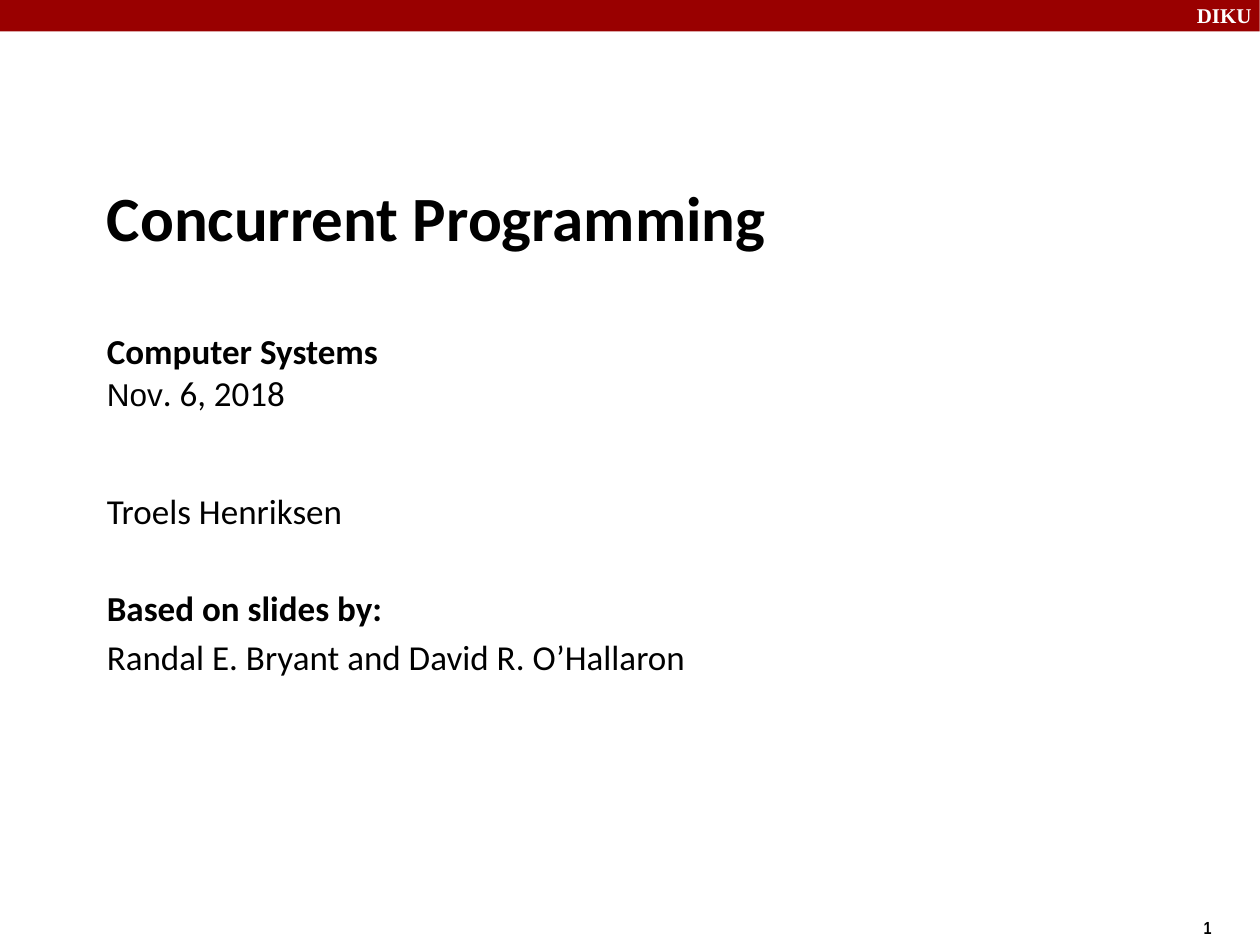
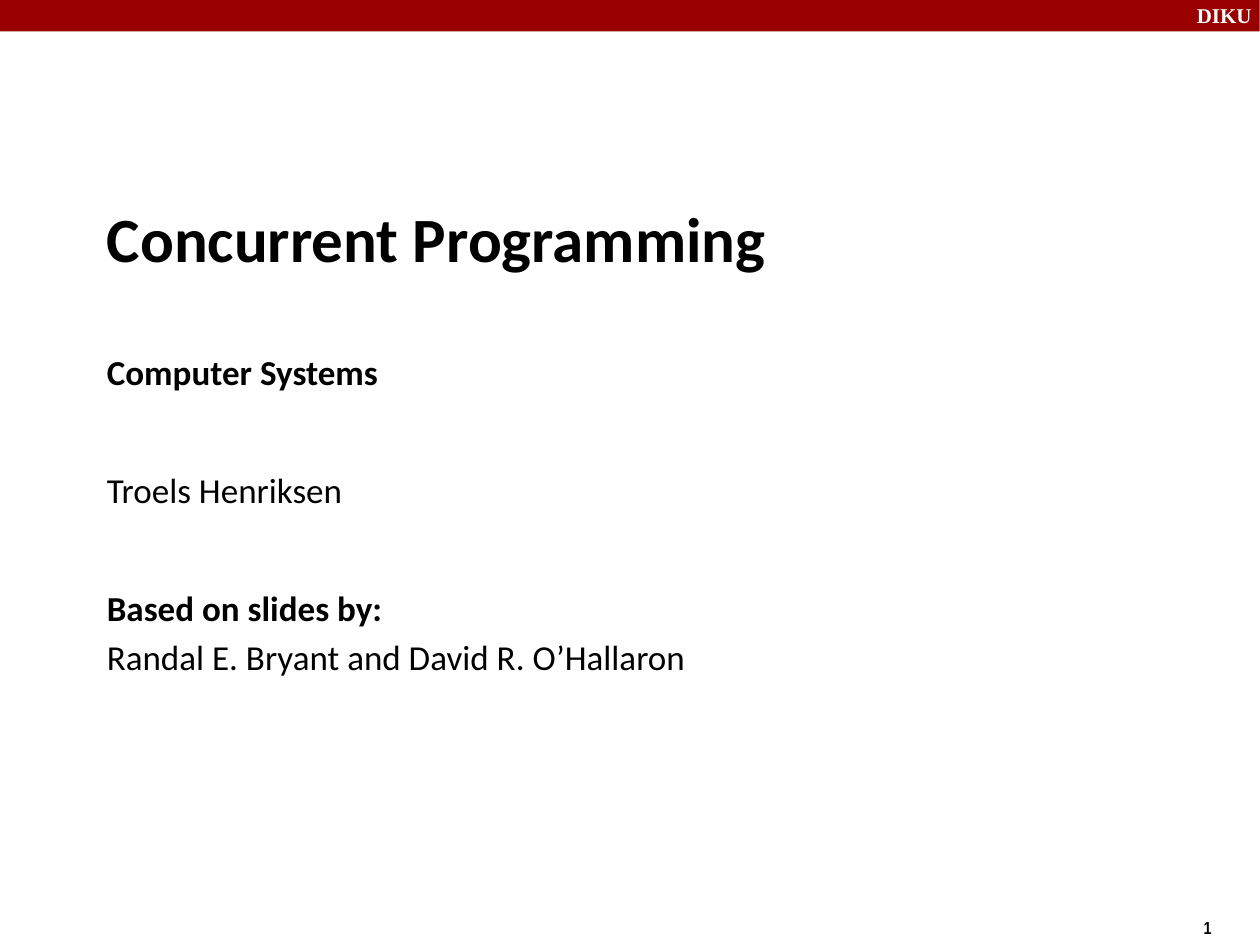
Before and after one commit to diku-compSys/compSys-e2021-pub, a slide deck: slide 1 of lectures/211011_concurrent_programming/concurrent_programming.odp. Drawn at 1260x945 pixels with LibreOffice and Linux fonts; fonts in the diff are those of the drawing. Boxes give left, top, right and bottom in pixels: in the first picture for what was removed or moved away, otherwise in the second. Text is boxed around its words. In the diff, an @@ line names an element or a change of style, - is before the commit and + after.

```diff
--- a/lectures/211011_concurrent_programming/concurrent_programming.odp
+++ b/lectures/211011_concurrent_programming/concurrent_programming.odp
@@ text at [107,362,378,504]: text changed; bold on @@
-Computer Systems
-Nov. 6, 2018
-Troels Henriksen
+Computer Systems
+Troels Henriksen
```
Also in this commit, not shown: 3 other files.
